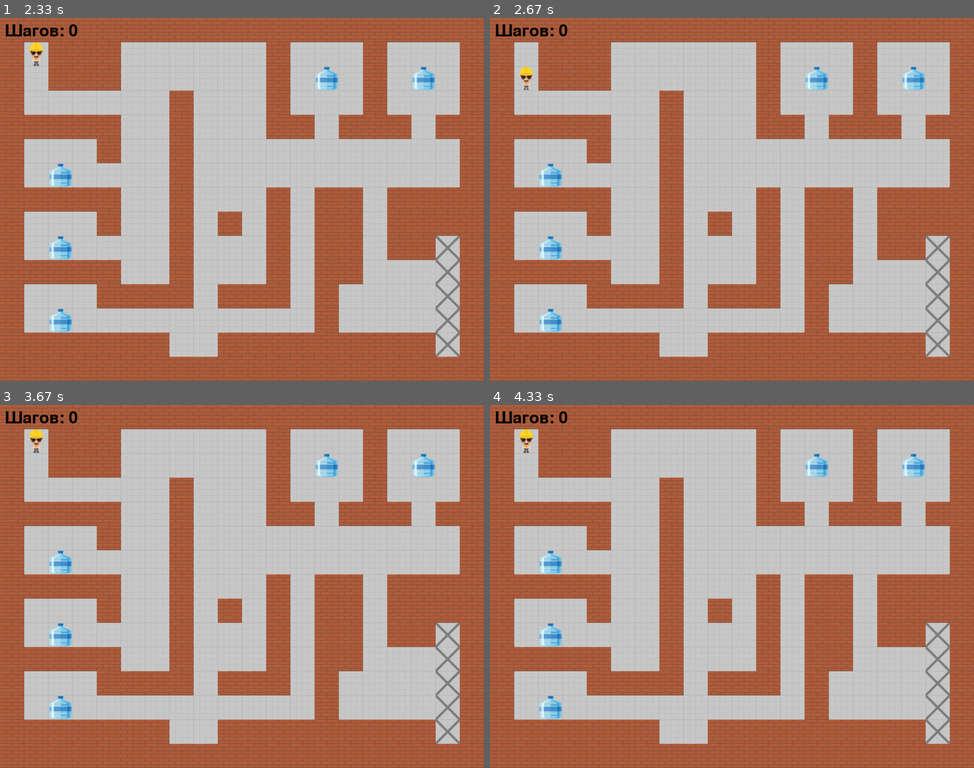
Above: before the commit, frames 1-4 (two rows, left to right).
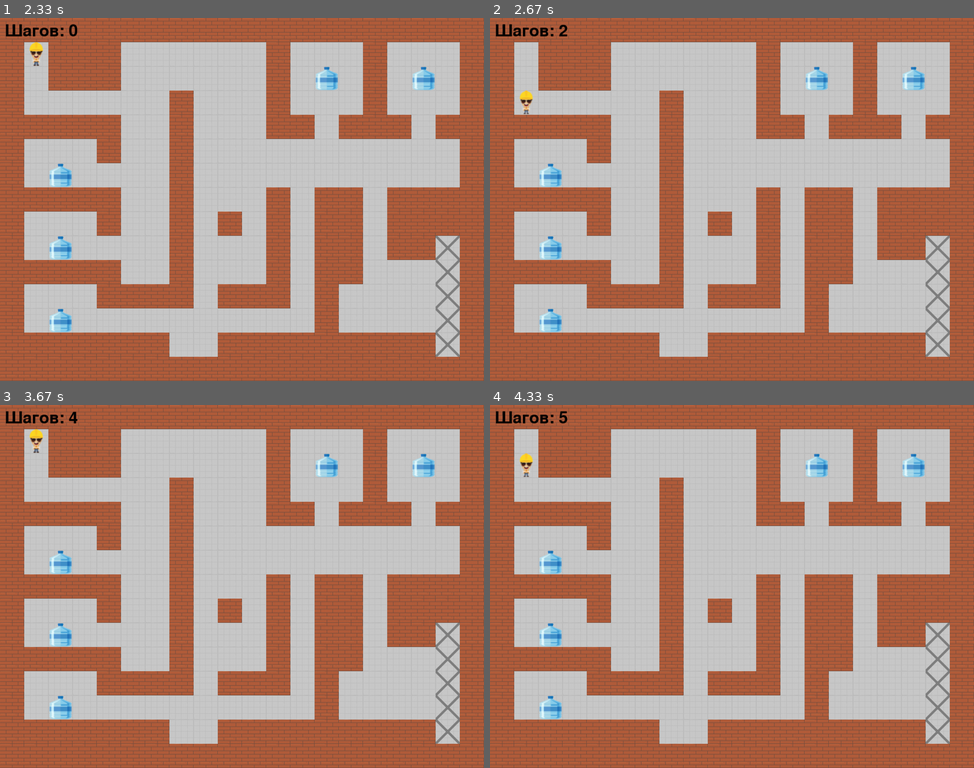
Above: after the commit, the same moments.

Repository: Ravil1806/SokobanPygame
Game: pygame game, started from main.py
Same seed, same stepped clock (60 frames per second), same inputs: the game is played once before the commit and once after it.
Inputs:
- Up to frame 1 (2.33 s): hold Right 0.33-0.8 s; hold Up 0.83-1.13 s; hold Right 1.17-1.63 s; hold Left 1.67-2.2 s; hold Down from 2.23 s (still down)
- Up to frame 2 (2.67 s): release Down at 2.62 s
- Up to frame 3 (3.67 s): hold Up 3.08-3.45 s
- Up to frame 4 (4.33 s): hold Down from 4.15 s (still down)

Frame 1 is identical in both runs. In frame 2, 0.3% of the frame differs, in the area x 6-16%, y 1-27%; in frame 3, less than 0.1%; in frame 4, 0.3%.

Commit message:
+Счётчик ходов

Diff:
--- a/main.py
+++ b/main.py
@@ -198,9 +198,12 @@
                                 .update(player.x - 1, player.y)
                         else:
                             player.move(player.x + 1, player.y)
+                            moves -= 1
+                    moves += 1
                 else:
                     player.move(player.x + 1, player.y)
-            sleep(0.2)
+                    moves -= 1
+            sleep(0.15)
         if moveRight:
             if level_1[player.y][player.x + 1] != '#':
                 player.move(player.x + 1, player.y)
@@ -211,9 +214,12 @@
                                 .update(player.x + 1, player.y)
                         else:
                             player.move(player.x - 1, player.y)
+                            moves -= 1
+                    moves += 1
                 else:
                     player.move(player.x - 1, player.y)
-            sleep(0.2)
+                    moves -= 1
+            sleep(0.15)
         if moveUp:
             if level_1[player.y - 1][player.x] != '#':
                 player.move(player.x, player.y - 1)
@@ -224,9 +230,12 @@
                                 .update(player.x, player.y - 1)
                         else:
                             player.move(player.x, player.y + 1)
+                            moves -= 1
+                    moves += 1
                 else:
                     player.move(player.x, player.y + 1)
-            sleep(0.2)
+                    moves -= 1
+            sleep(0.15)
         if moveDown:
             if level_1[player.y + 1][player.x] != '#':
                 player.move(player.x, player.y + 1)
@@ -237,9 +246,12 @@
                                 .update(player.x, player.y + 1)
                         else:
                             player.move(player.x, player.y - 1)
+                            moves -= 1
+                    moves += 1
                 else:
                     player.move(player.x, player.y - 1)
-            sleep(0.2)
+                    moves -= 1
+            sleep(0.15)
 
         clock.tick(FPS)
         screen.fill((0, 0, 0))
--- a/test.py
+++ b/test.py
@@ -198,9 +198,12 @@
                                 .update(player.x - 1, player.y)
                         else:
                             player.move(player.x + 1, player.y)
+                            moves -= 1
+                    moves += 1
                 else:
                     player.move(player.x + 1, player.y)
-            sleep(0.2)
+                    moves -= 1
+            sleep(0.15)
         if moveRight:
             if level_1[player.y][player.x + 1] != '#':
                 player.move(player.x + 1, player.y)
@@ -211,9 +214,12 @@
                                 .update(player.x + 1, player.y)
                         else:
                             player.move(player.x - 1, player.y)
+                            moves -= 1
+                    moves += 1
                 else:
                     player.move(player.x - 1, player.y)
-            sleep(0.2)
+                    moves -= 1
+            sleep(0.15)
         if moveUp:
             if level_1[player.y - 1][player.x] != '#':
                 player.move(player.x, player.y - 1)
@@ -224,9 +230,12 @@
                                 .update(player.x, player.y - 1)
                         else:
                             player.move(player.x, player.y + 1)
+                            moves -= 1
+                    moves += 1
                 else:
                     player.move(player.x, player.y + 1)
-            sleep(0.2)
+                    moves -= 1
+            sleep(0.15)
         if moveDown:
             if level_1[player.y + 1][player.x] != '#':
                 player.move(player.x, player.y + 1)
@@ -237,9 +246,12 @@
                                 .update(player.x, player.y + 1)
                         else:
                             player.move(player.x, player.y - 1)
+                            moves -= 1
+                    moves += 1
                 else:
                     player.move(player.x, player.y - 1)
-            sleep(0.2)
+                    moves -= 1
+            sleep(0.15)
 
         clock.tick(FPS)
         screen.fill((0, 0, 0))
